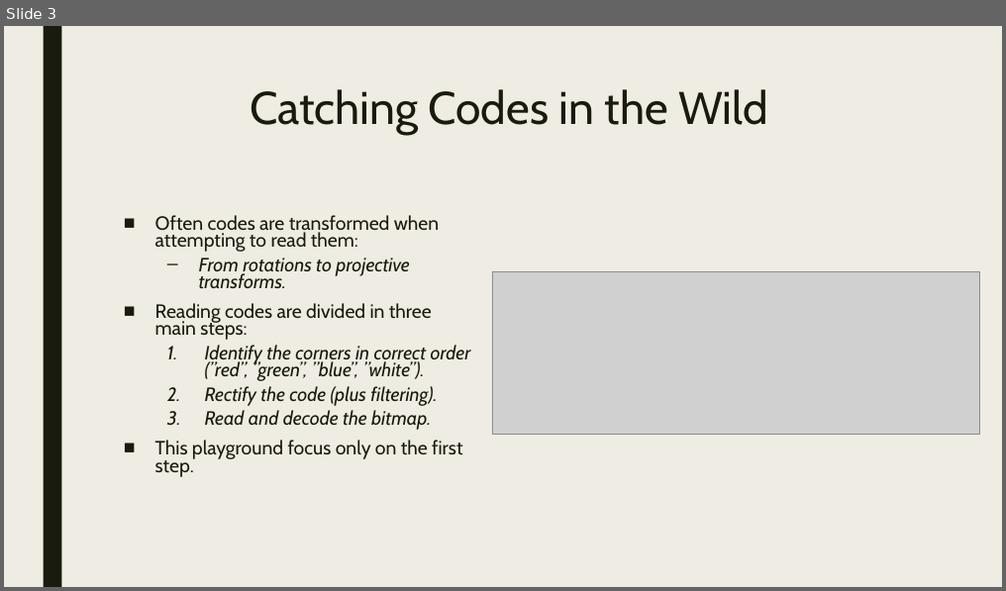
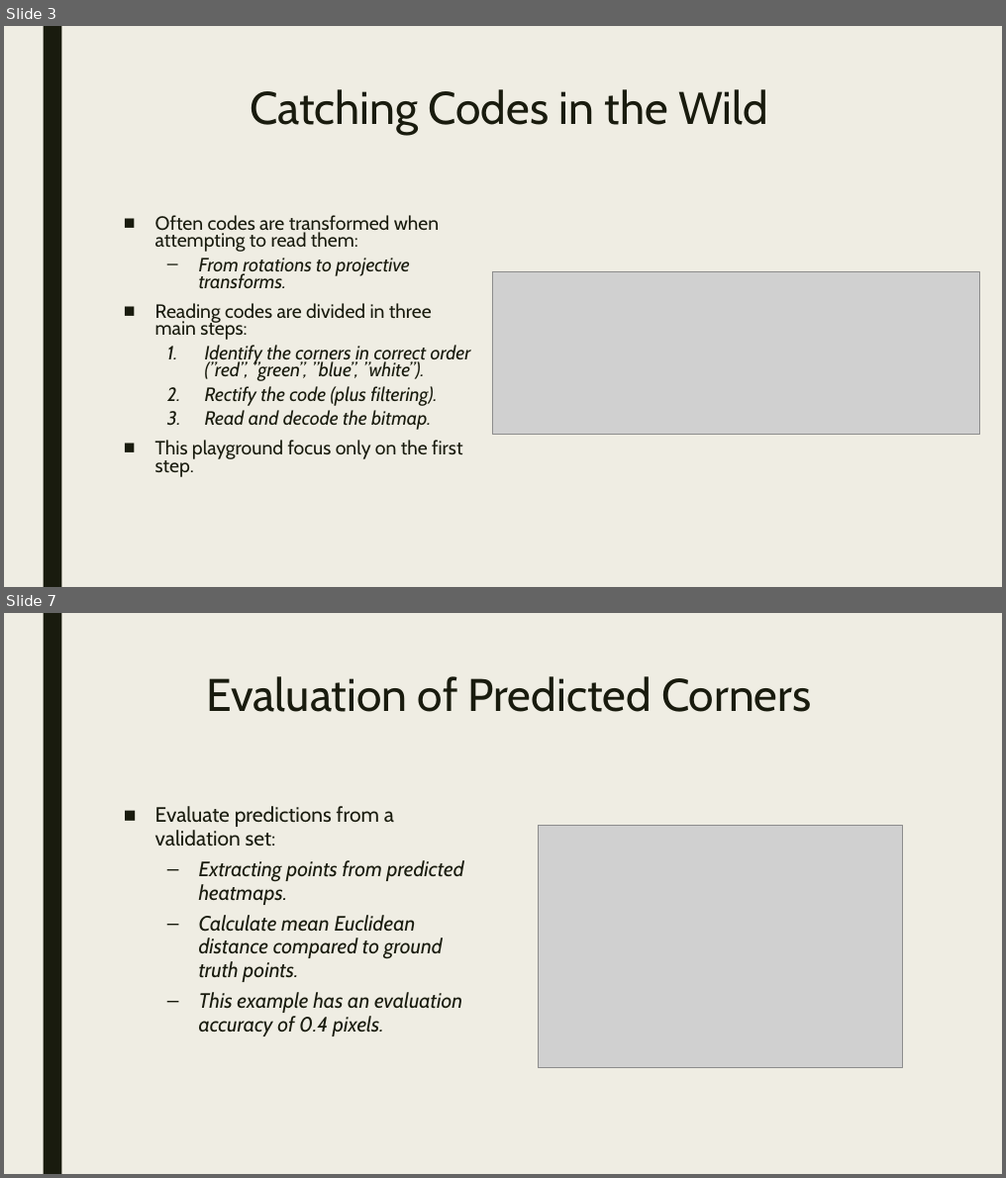
Before and after one commit to Origo-Vision/qr-corners, a slide deck: doc/qr-corners.pptx. Shown one above the other, each under a label of ours: slide 3 before the commit, slides 3 and 7 after it; the slides between them are not shown. The pictures are 1006x591 and 1006x1178 pixels, drawn with LibreOffice and Linux fonts; fonts in the diff are those of the drawing; grey boxes stand for pictures. Boxes give left, top, right and bottom in pixels: in the first picture for what was removed or moved away, otherwise in the second. Text is boxed around its words. In the diff, an @@ line names an element or a change of style, - is before the commit and + after.

```diff
--- a/doc/qr-corners.pptx
+++ b/doc/qr-corners.pptx
@@ slide 7 added at <box>4,613,1002,1174</box>, background #EFEDE3; not listed: 1 template element that a slide beside it also shows @@
@@ title added at <box>206,676,811,712</box>, 44 pt, text #191B0E @@
+Evaluation of Predicted Corners
@@ text added at <box>155,806,464,1037</box>, 20 pt, text #191B0E, italic @@
+■ Evaluate predictions from a validation set:
+  – Extracting points from predicted heatmaps.
+  – Calculate mean Euclidean distance compared to ground truth points.
+  – This example has an evaluation accuracy of 0.4 pixels.
@@ picture added at <box>539,826,902,1068</box> @@
```
Also in this commit, not shown: 2 slides changed, 4 other slides added.
